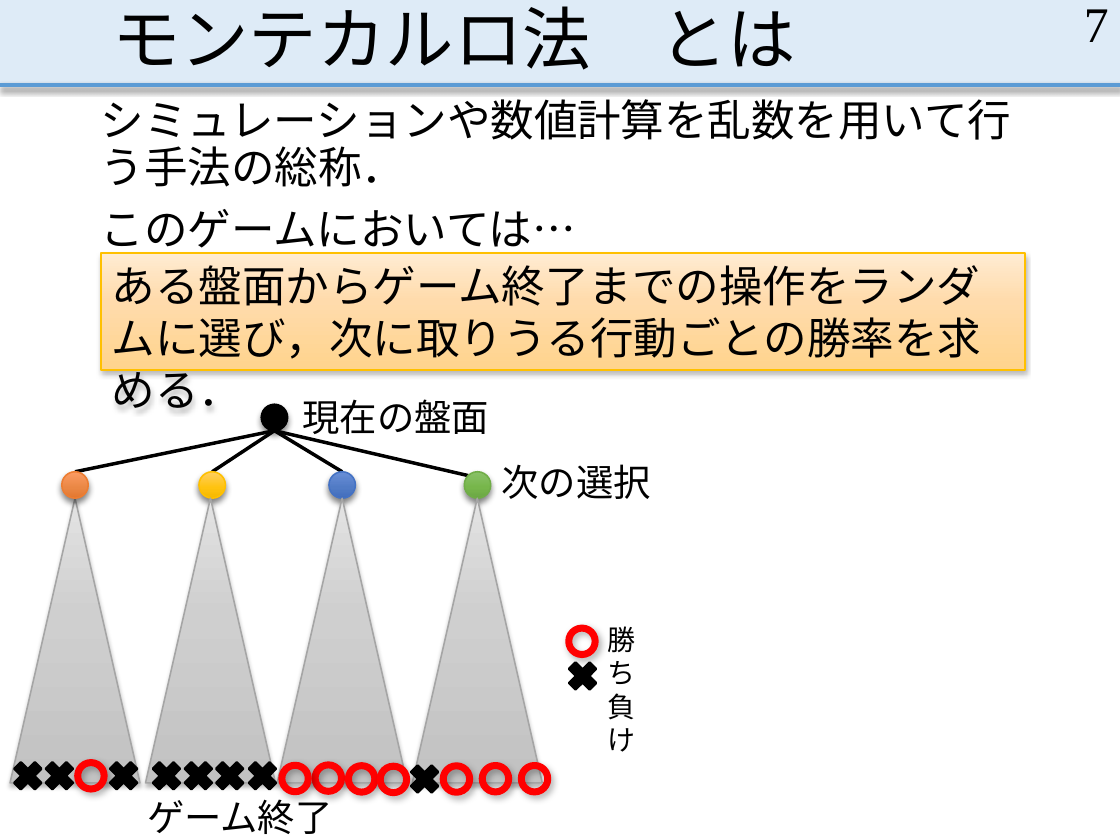
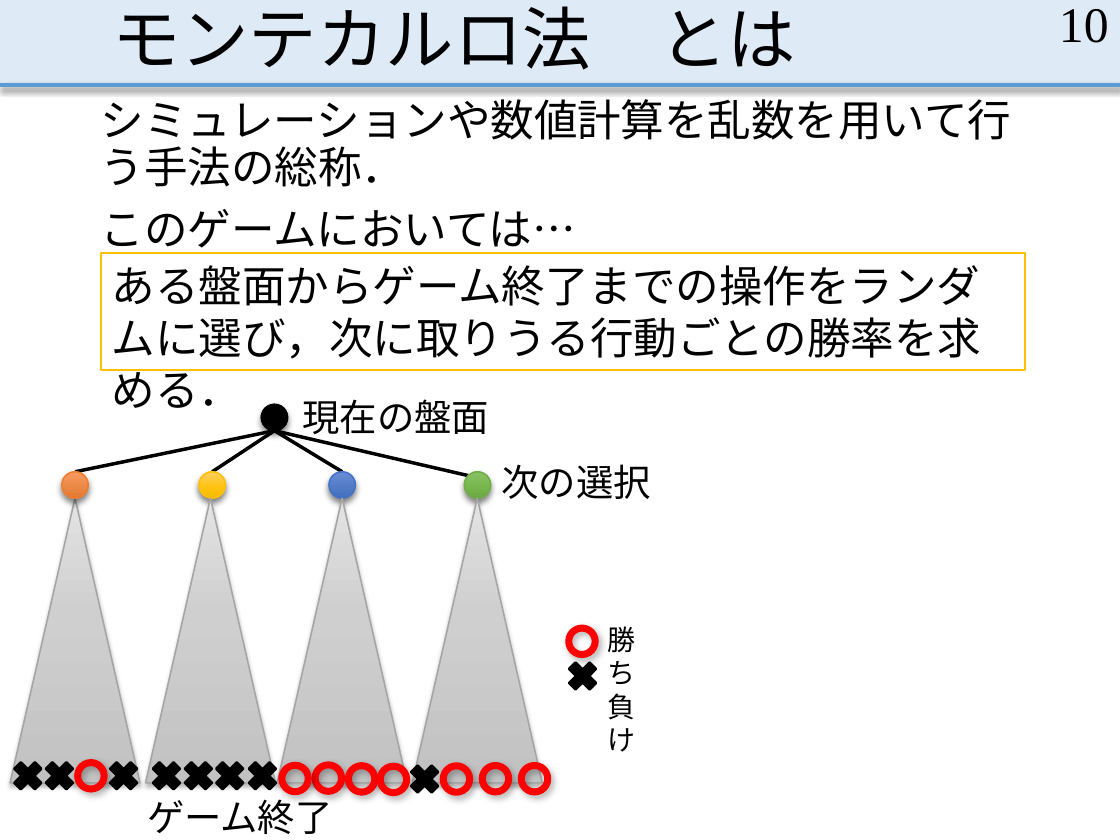
Before and after one commit to MasayaOda/SR, a slide deck: slide 10 of 中間発表.pptx (slide 7 before the commit). Drawn at 1120x840 pixels with LibreOffice and Linux fonts; fonts in the diff are those of the drawing. Boxes give left, top, right and bottom in pixels: in the first picture for what was removed or moved away, otherwise in the second. Text is boxed around its words. In the diff, an @@ line names an element or a change of style, - is before the commit and + after.

```diff
--- a/中間発表.pptx
+++ b/中間発表.pptx
@@ page number at (x1=1059, y1=9, x2=1109, y2=43): text changed @@
-7
+10
@@ rectangle "ある盤面からゲーム終了までの操作をランダムに選び，次に取りうる行動ごとの勝率を求める．" at (x1=101, y1=253, x2=1025, y2=370): fill gradient #FFECD3 to #FFDCAC to #FFD48E to #FFFFFF; outline #FFC000 1 pt to #FFC000 1.5 pt; shadow off @@
```
Also in this commit, not shown: 4 other slides changed, 4 slides added, 1 slide removed, 1 other file.
